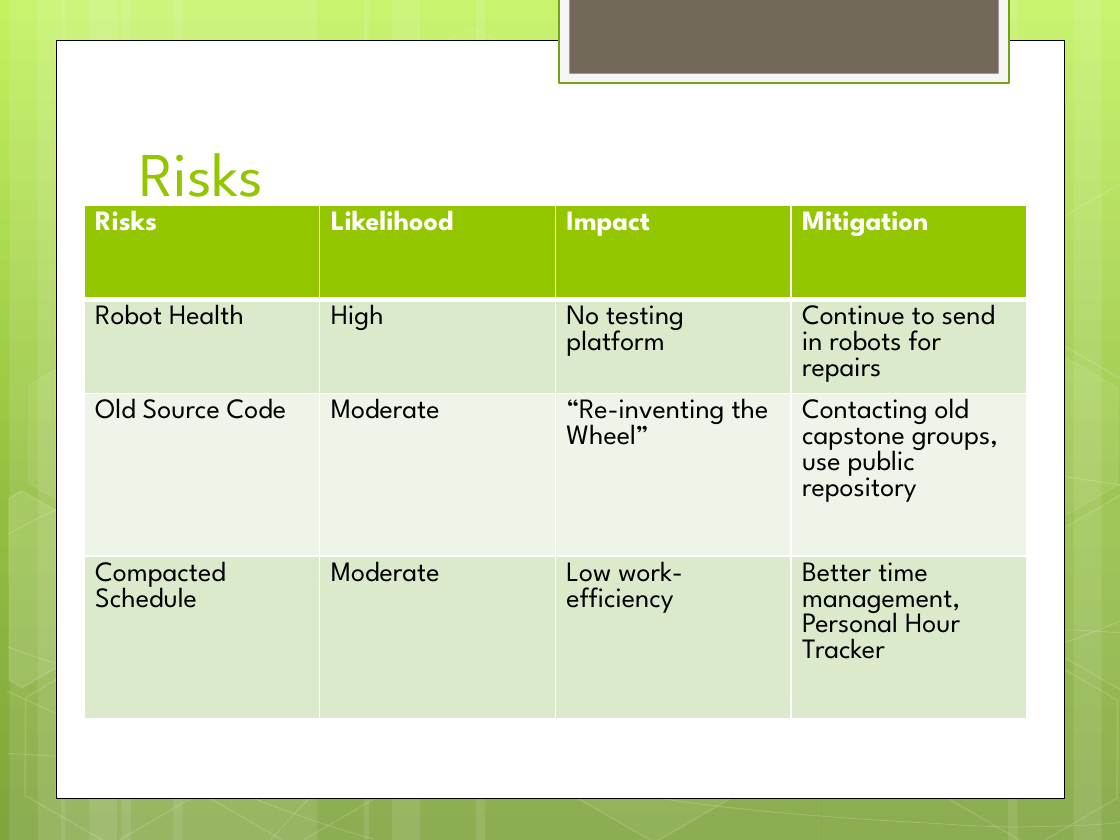
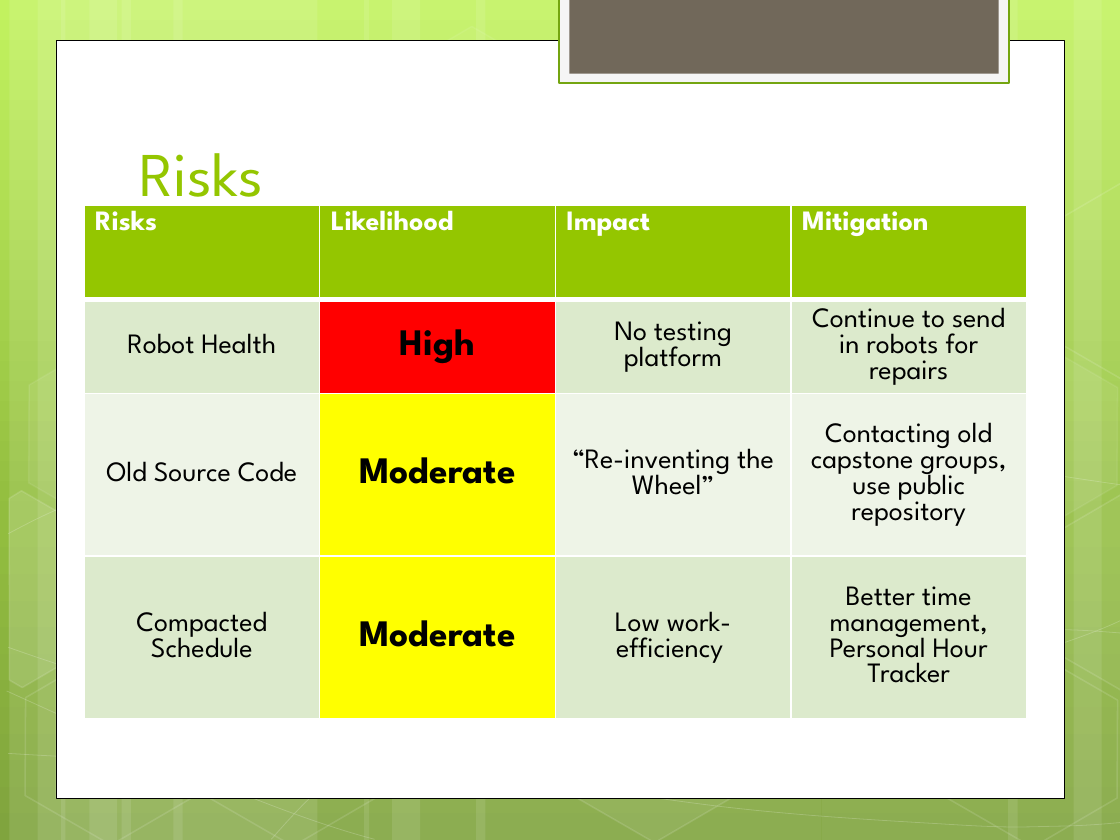
Before and after one commit to jacobrtaylor/NaoCapstone2017, a slide deck: slide 9 of NAO Sprint 2 Review.pptx. Drawn at 1120x840 pixels with LibreOffice and Linux fonts; fonts in the diff are those of the drawing. Boxes give left, top, right and bottom in pixels: in the first picture for what was removed or moved away, otherwise in the second. Text is boxed around its words. In the diff, an @@ line names an element or a change of style, - is before the commit and + after.

```diff
--- a/NAO Sprint 2 Review.pptx
+++ b/NAO Sprint 2 Review.pptx
@@ table at bbox=[84, 205, 1025, 753] @@
@@ fill #DCEACC to #FF0000 in row 2, column 2 @@
@@ fill #EEF5E7 to #FFFF00 in row 3, column 2 @@
@@ fill #DCEACC to #FFFF00 in row 4, column 2 @@
@@ size 18 to 24 pt, bold on in "High", "Moderate", "Moderate" @@
@@ alignment left to centre @@
```
Also in this commit, not shown: 4 other files.
